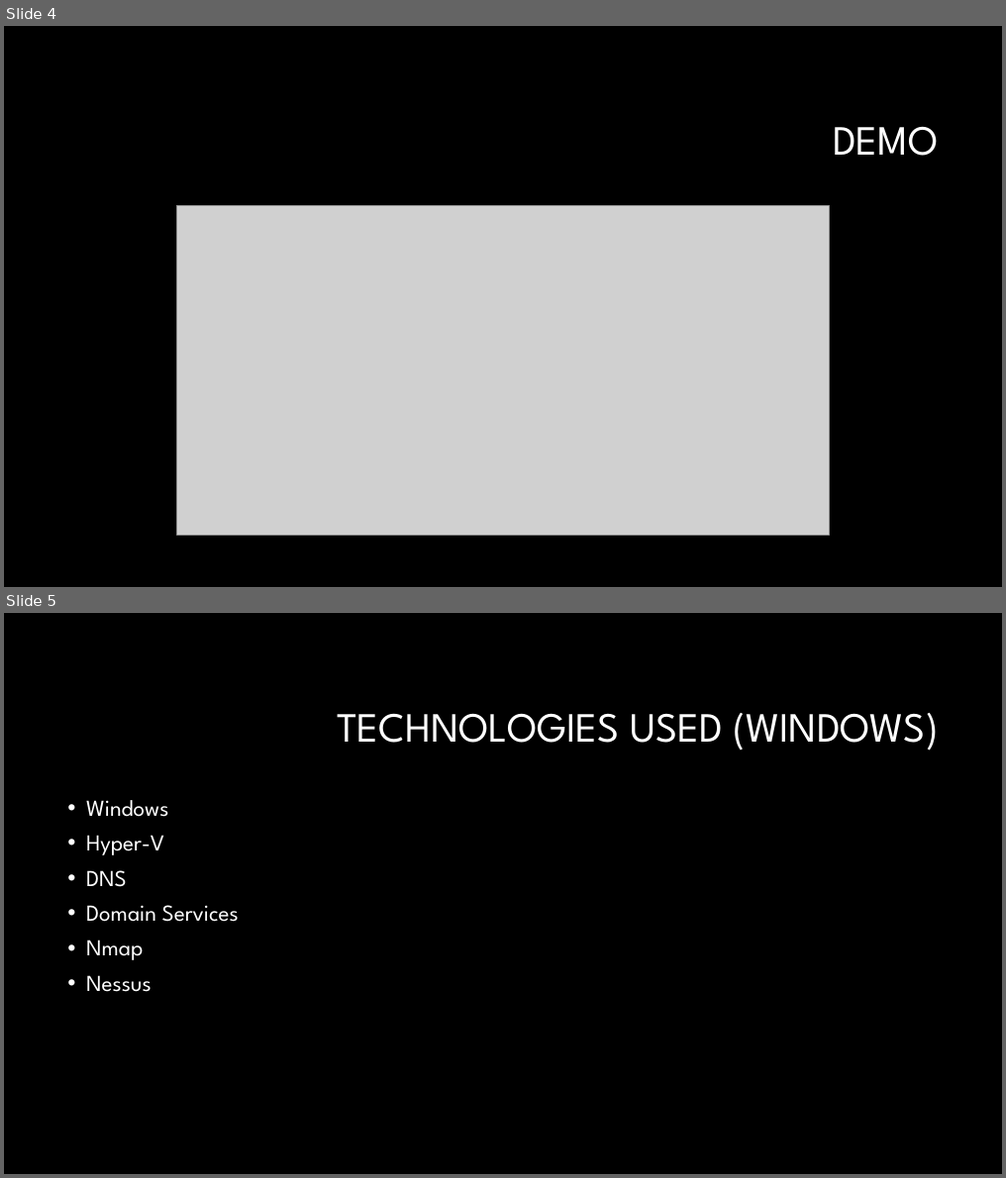
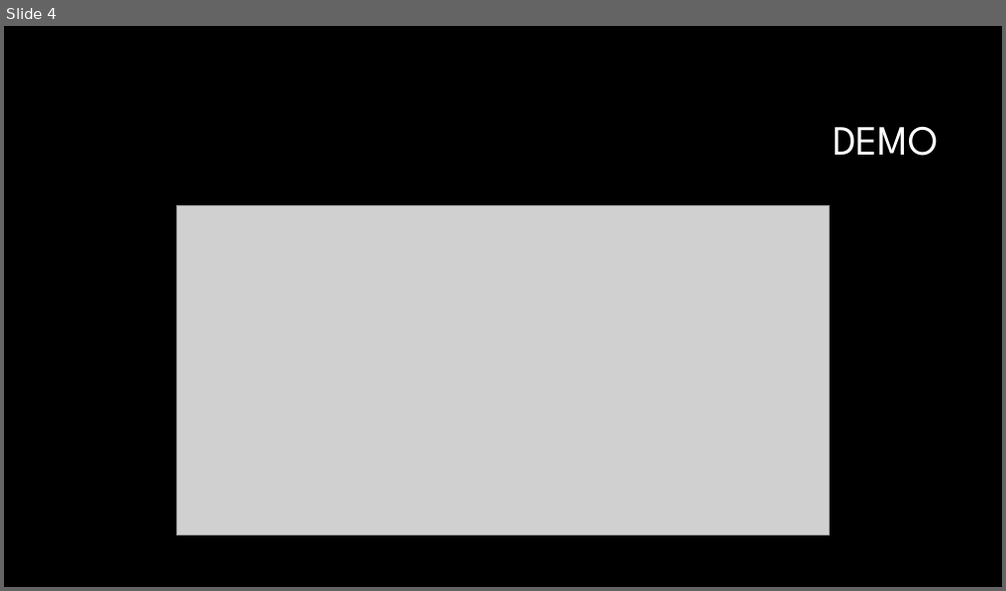
Before and after one commit to supertrey2004/Secure-Multi-Layer-Network-Project---Capstone, a slide deck: Docs/other/Slideshow.pptx. Shown one above the other, each under a label of ours: slides 4 and 5 before the commit, slide 4 after it. The pictures are 1006x1178 and 1006x591 pixels, drawn with LibreOffice and Linux fonts; fonts in the diff are those of the drawing; grey boxes stand for pictures; background and template pictures are left out. Boxes give left, top, right and bottom in pixels: in the first picture for what was removed or moved away, otherwise in the second. Text is boxed around its words. In the diff, an @@ line names an element or a change of style, - is before the commit and + after.

```diff
--- a/Docs/other/Slideshow.pptx
+++ b/Docs/other/Slideshow.pptx
@@ slide 5 removed at [4, 613, 1002, 1174], background #000000 @@
@@ title removed at [337, 713, 938, 751] @@
-TECHNOLOGIES USED (WINDOWS)
@@ text removed at [86, 800, 239, 992] @@
-• Windows
-• Hyper-V
-• DNS
-• Domain Services
-• Nmap
-• Nessus
```
Also in this commit, not shown: 6 slides changed, 2 slides added, 3 other slides removed, 4 other files.
